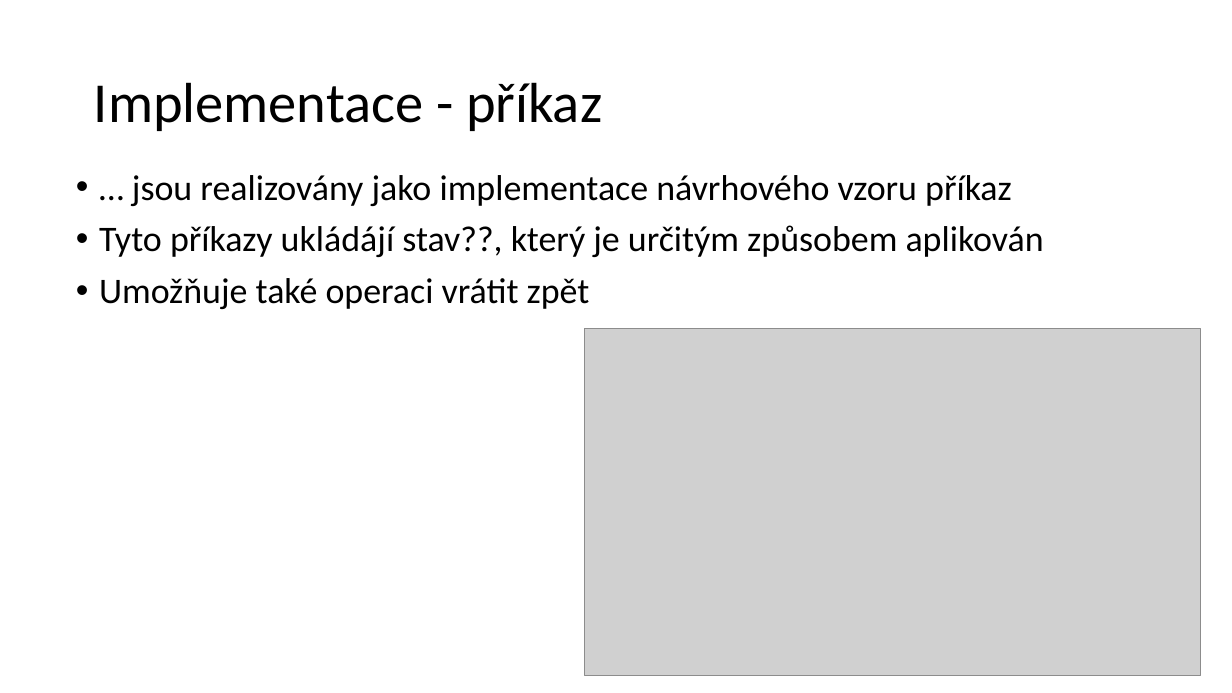
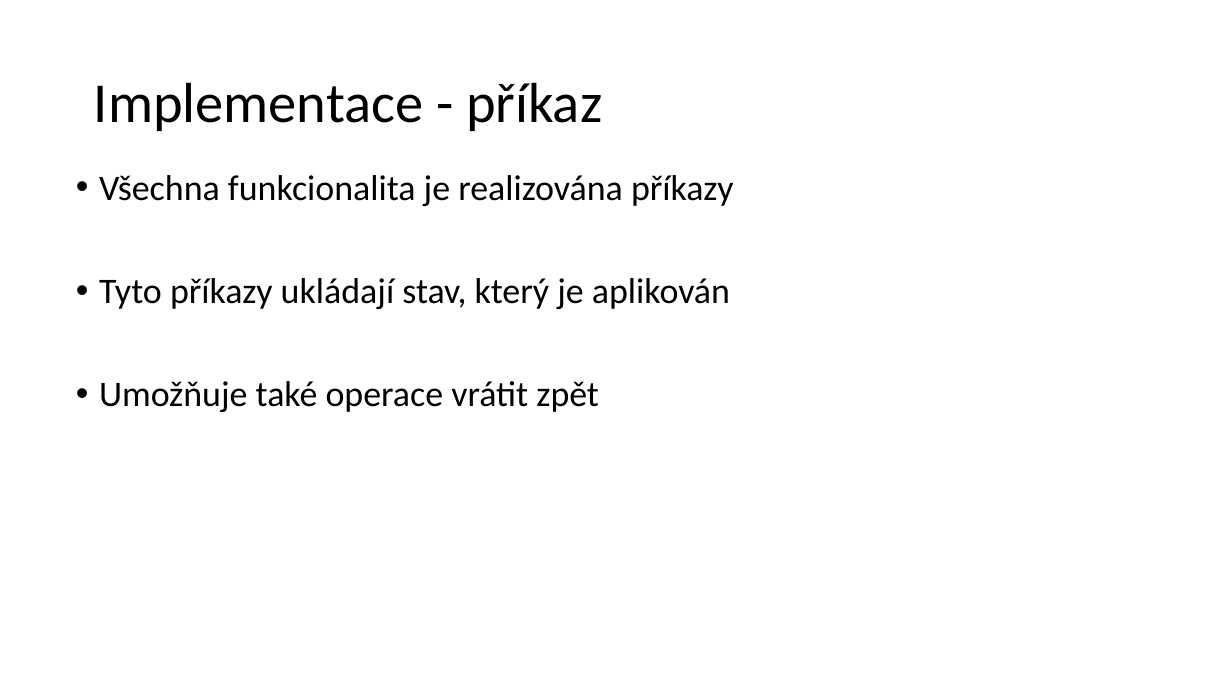
Before and after one commit to hradma10/6.semestr, a slide deck: slide 11 of SBP/Prezentace SBP Hradílek.pptx (slide 10 before the commit). Drawn at 1232x693 pixels with LibreOffice and Linux fonts; fonts in the diff are those of the drawing; grey boxes stand for pictures. Boxes give left, top, right and bottom in pixels: in the first picture for what was removed or moved away, otherwise in the second. Text is boxed around its words. In the diff, an @@ line names an element or a change of style, - is before the commit and + after.

```diff
--- a/SBP/Prezentace SBP Hradílek.pptx
+++ b/SBP/Prezentace SBP Hradílek.pptx
@@ text at bbox=[99, 175, 734, 412]: text changed @@
-• … jsou realizovány jako implementace návrhového vzoru příkaz
-• Tyto příkazy ukládájí stav??, který je určitým způsobem aplikován
-• Umožňuje také operaci vrátit zpět
+• Všechna funkcionalita je realizována příkazy
+• Tyto příkazy ukládají stav, který je aplikován
+• Umožňuje také operace vrátit zpět
@@ picture removed at bbox=[584, 329, 1201, 676] @@
```
Also in this commit, not shown: 11 other slides changed, 2 slides added, 6 other files.
